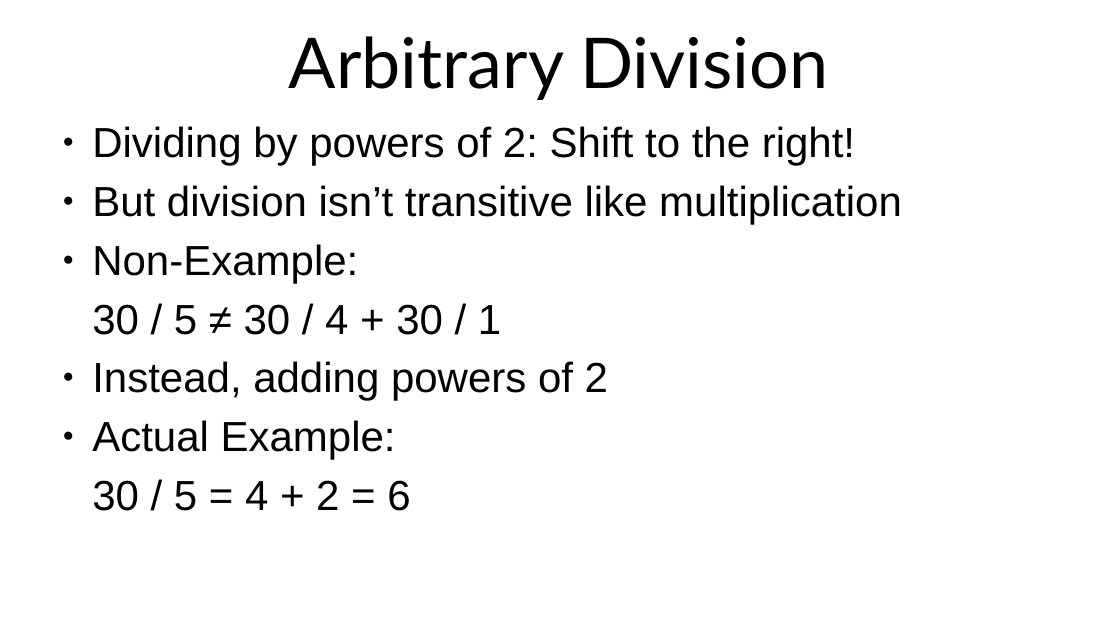
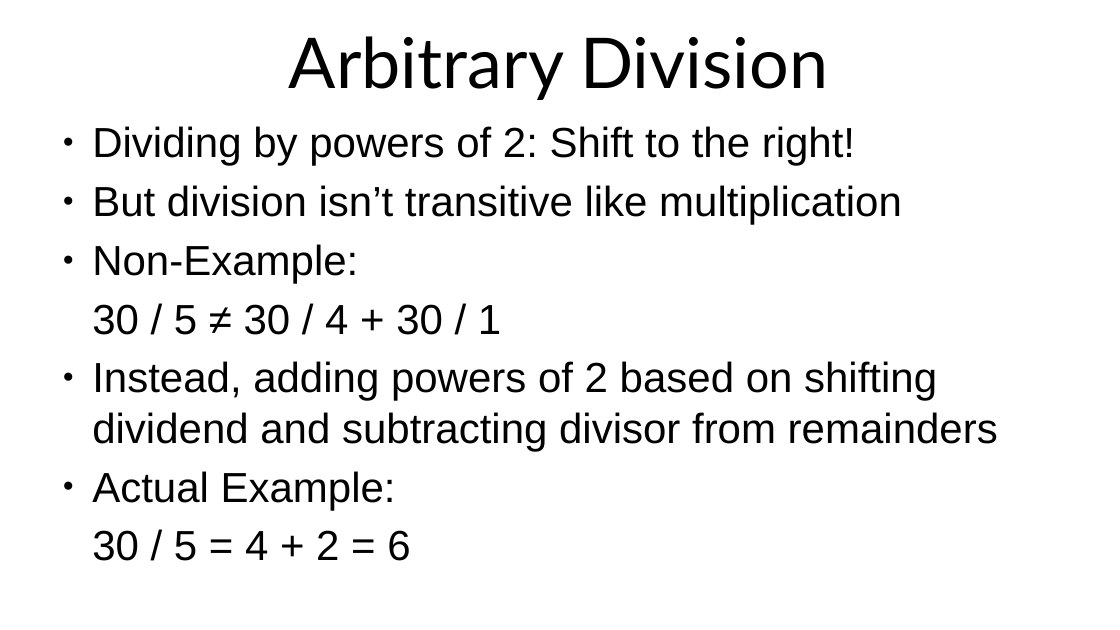
Before and after one commit to SlithyMatt/x16-assembly-tutorial, a slide deck: slide 10 of Lesson11/Lesson11.odp (slide 9 before the commit). Drawn at 1120x630 pixels with LibreOffice and Linux fonts; fonts in the diff are those of the drawing. Boxes give left, top, right and bottom in pixels: in the first picture for what was removed or moved away, otherwise in the second. Text is boxed around its words. In the diff, an @@ line names an element or a change of style, - is before the commit and + after.

```diff
--- a/Lesson11/Lesson11.odp
+++ b/Lesson11/Lesson11.odp
@@ text at (92,361,998,451): text changed @@
-● Instead, adding powers of 2
+● Instead, adding powers of 2 based on shifting dividend and subtracting divisor from remainders
```
Also in this commit, not shown: 6 slides added, 1 slide removed, 1 other file.
